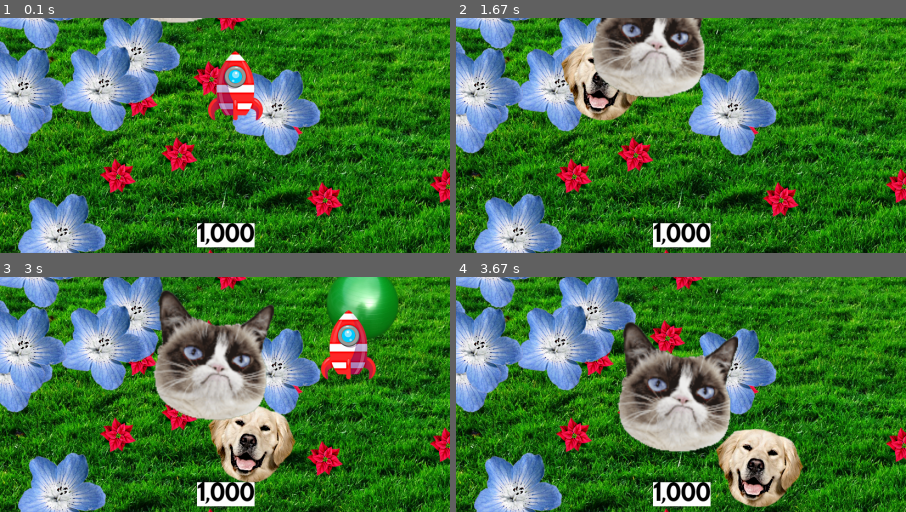
Above: before the commit, frames 1-4 (two rows, left to right).
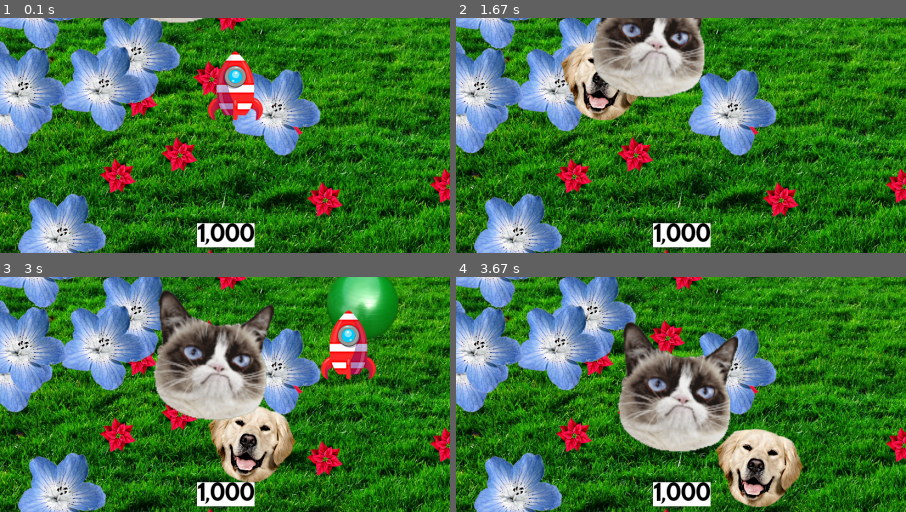
Above: after the commit, the same moments.

Repository: jimmygizmo/pygamefun
Game: pygame game, started from game/main.py
The game is run twice, just before and just after one commit, with the same random seed, the same clock (stepped at 60 frames per second) and the same inputs.
Inputs:
- Up to frame 1 (0.1 s): no input
- Up to frame 2 (1.67 s): tap Space at 0.33, 0.73, 1.03, 1.23, 1.57 s; hold Right 0.67-1.13 s; hold Up 1.17-1.47 s; hold Right from 1.5 s (still down)
- Up to frame 3 (3 s): tap Space at 1.87, 2.07, 2.37, 2.63, 2.97 s; release Right at 1.97 s; hold Left 2-2.53 s; hold Down 2.57-2.87 s; hold Left from 2.9 s (still down)
- Up to frame 4 (3.67 s): tap Space at 3.27, 3.4 s; release Left at 3.3 s; hold Up from 3.33 s (still down)
The pictures show only the part of the screen within x 28-78%, y 48-98%; the shares and areas given below are measured in that part.

The runs differ from the first frame. In frame 1, 0.1% of the frame differs, in the area x 43-57%, y 87-97%; in frame 2, 0.1%; in frame 3, 0.1%; in frame 4, 0.1%.

Commit message:
added TTF version of scoreboard font and will remove the OTF it came from. no guarantee this is a good font as it was free and then converted on the web. BOTH filesystem TTF and OTF as well as System Font loading and rendering all work. scoreboard position and size are good for a first pass. score will sit just behind player who is on top and all else is behind those. black text on white BG is easy to read but ugly. point in execution for scoreboard is good. configurability is good. good foundation for scoreboard and further text integration.

Diff:
--- a/game/config.py
+++ b/game/config.py
@@ -13,7 +13,8 @@
 SCORE_Y: int = math.floor(0.92 * SCREEN_HEIGHT)
 SCORE_HEIGHT: int = 20
 SCORE_WIDTH: int = 100
-SCORE_FONT = 'Helvetica'
+SCORE_FONT_PATH = 'assets/RabbidHighwaySignII-TTF.ttf'
+SCORE_SYSTEM_FONT = 'freesansbold'
 SCORE_FONT_SIZE: int = 40
 
 TICKRATE: int = 60  # (frame rate) - 0/None gives maximum/unlimited. Depends on code but recently saw 500-1000 FPS.
--- a/game/main.py
+++ b/game/main.py
@@ -320,11 +320,11 @@
 
 pygame.init()
 
-# print(pygame.font.get_fonts())
+print(pygame.font.get_fonts())
 
 # INIT SCOREBOARD
-score = pygame.font.Font('assets/RabbidHighwaySignII.otf', cfg.SCORE_FONT_SIZE)
-# score = pygame.font.SysFont('freesansbold', cfg.SCORE_FONT_SIZE)
+score = pygame.font.Font(cfg.SCORE_FONT_PATH, cfg.SCORE_FONT_SIZE)
+# score = pygame.font.SysFont(cfg.SCORE_SYSTEM_FONT, cfg.SCORE_FONT_SIZE)
 score_surf: pygame.Surface = score.render(
         text='1,000',
         antialias=True,
Renamed: game/assets/RabbidHighwaySignII.otf -> game/assets/RabbidHighwaySignII-OTF.otf
Binary file added: game/assets/RabbidHighwaySignII-TTF.ttf
